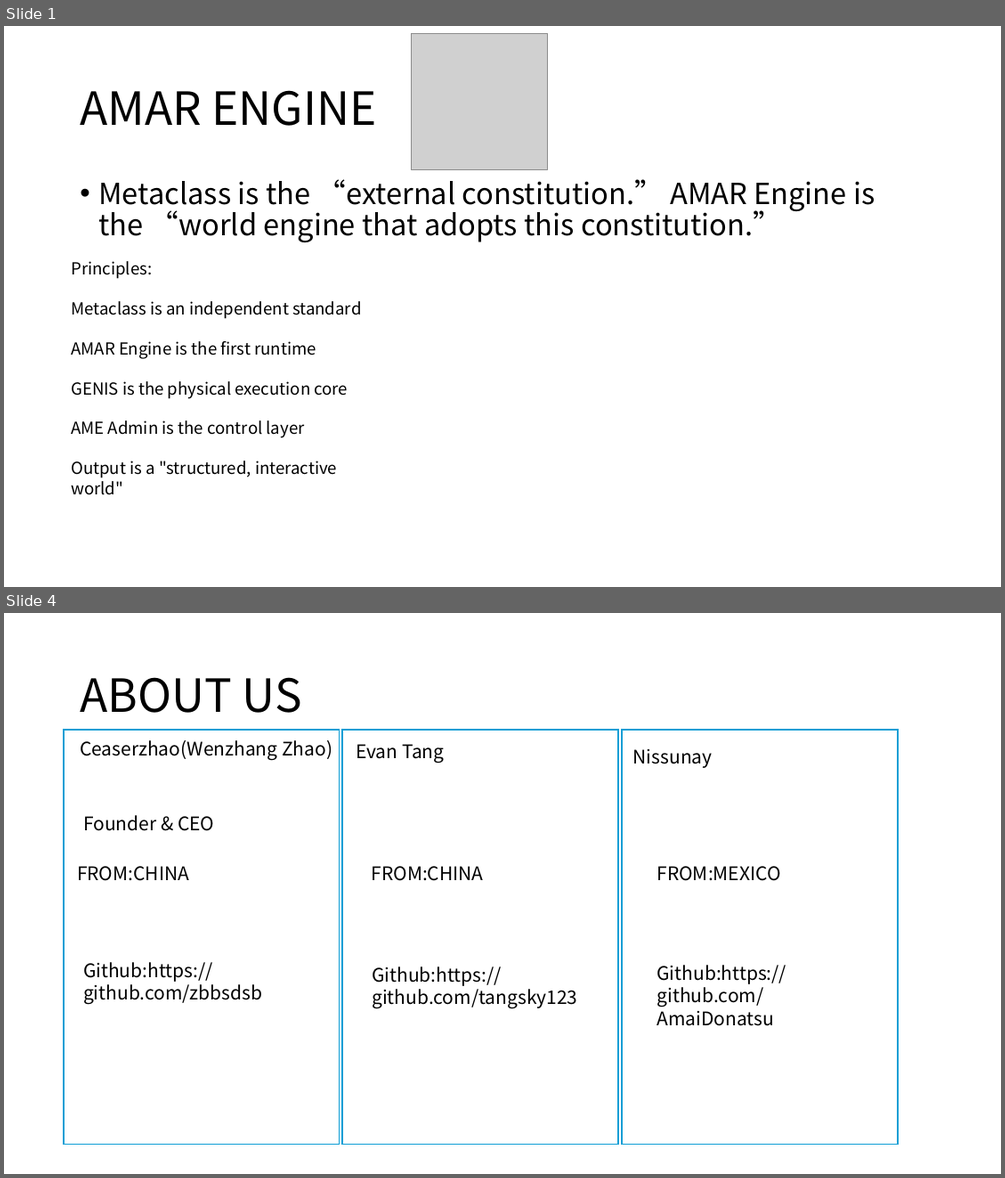
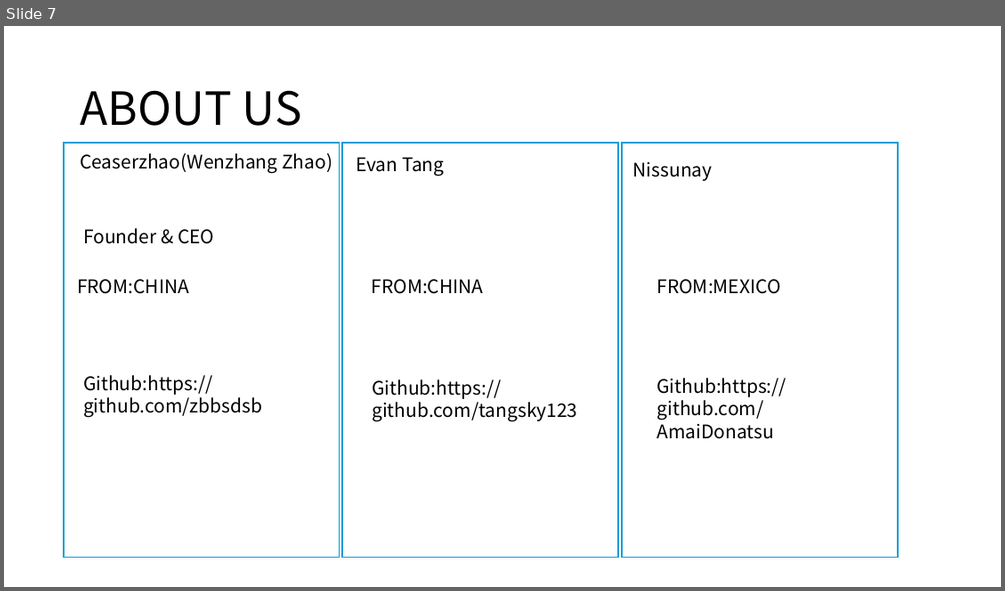
Before and after one commit to Oasis-Company/AMAR-Engine, a slide deck: docs/amar engine overview.pptx. Shown one above the other, each under a label of ours: slides 1 and 4 before the commit, slide 7 after it; the slides between them are not shown. The pictures are 1005x1178 and 1005x591 pixels, drawn with LibreOffice and Linux fonts; fonts in the diff are those of the drawing; grey boxes stand for pictures. Boxes give left, top, right and bottom in pixels: in the first picture for what was removed or moved away, otherwise in the second. Text is boxed around its words. In the diff, an @@ line names an element or a change of style, - is before the commit and + after.

```diff
--- a/docs/amar engine overview.pptx
+++ b/docs/amar engine overview.pptx
@@ slide 1 removed at <box>4,26,1001,587</box>, background #FFFFFF @@
@@ picture removed at <box>412,33,549,170</box> @@
@@ title removed at <box>80,90,377,126</box> @@
-AMAR ENGINE
@@ text removed at <box>98,179,874,242</box> @@
-• Metaclass is the “external constitution.” AMAR Engine is the “world engine that adopts this constitution.”
@@ text removed at <box>71,261,361,495</box> @@
-Principles:
-Metaclass is an independent standard
-AMAR Engine is the first runtime
-GENIS is the physical execution core
-AME Admin is the control layer
-Output is a "structured, interactive world"
@@ what was slide 4 is now slide 7 @@
```
Also in this commit, not shown: 1 slide changed, 6 slides added, 3 other slides removed, 1 other file.
